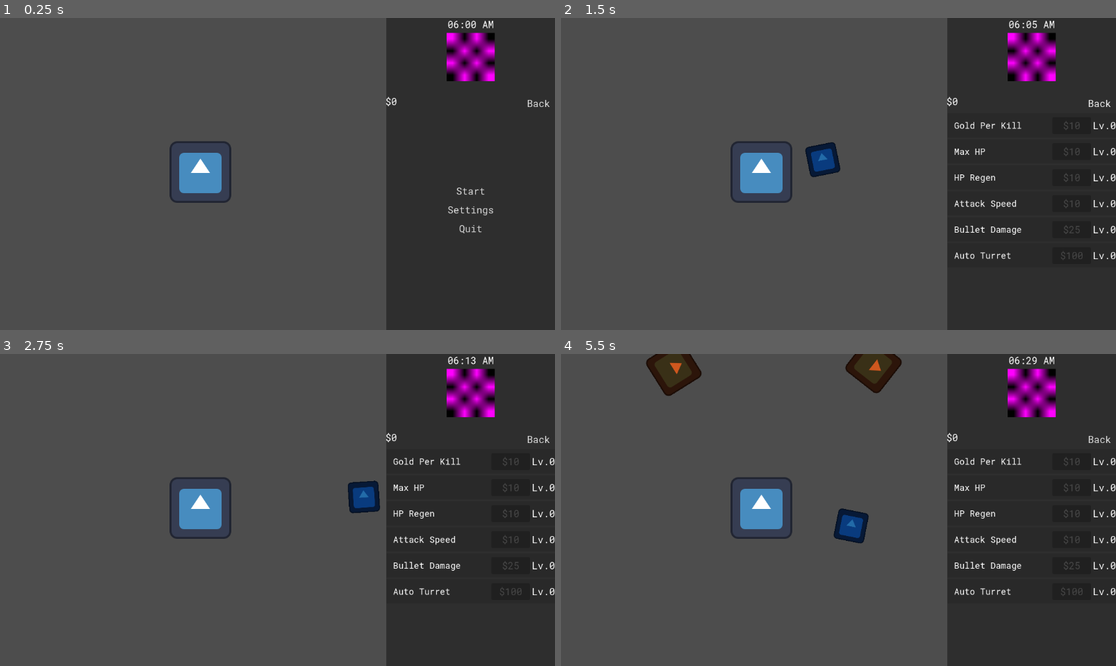
Above: before the commit, frames 1-4 (two rows, left to right).
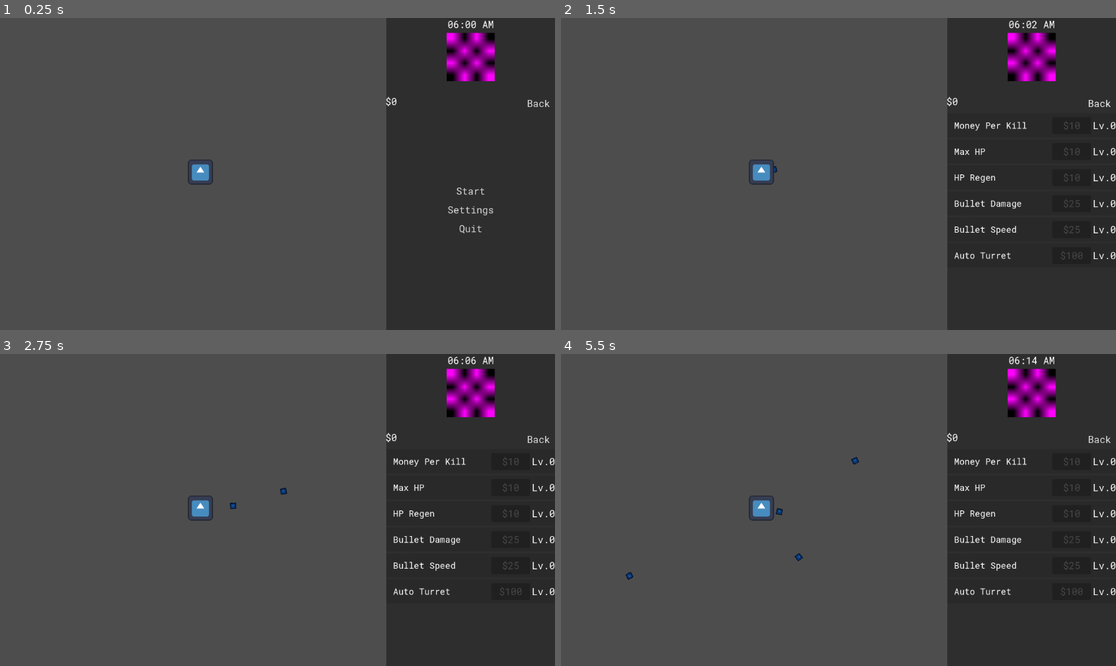
Above: after the commit, the same moments.

Repository: Star2578/Sunshine-no-Rainbow
Game: Godot game, scene res://scenes/game.tscn
Same seed, same stepped clock (60 frames per second), same inputs: the game is played once before the commit and once after it. The engine's default icon, where the game draws it, is replaced by a stand-in: a white triangle on a blue panel in a dark square.
Inputs (mouse positions are in pixels of both pictures, inside the frame that each line leads up to):
- Up to frame 1 (0.25 s): no input
- Up to frame 2 (1.5 s): click "Start" at 0.5 s; click "Back" at 1.25 s
- Up to frame 3 (2.75 s): move the mouse to (399, 494) at 2.02 s; click (399, 494) at 2.17 s
- Up to frame 4 (5.5 s): move the mouse to (727, 525) at 2.77 s; click (727, 525) at 2.92 s; move the mouse to (894, 441) at 3.52 s; click (894, 441) at 3.67 s; move the mouse to (810, 572) at 4.27 s; click (810, 572) at 4.42 s; move the mouse to (1005, 556) at 5.02 s; click (1005, 556) at 5.17 s

The runs differ from the first frame. In frame 1, 1.2% of the frame differs, in the area x 30-42%, y 39-60%; in frame 2, 2.0%; in frame 3, 2.1%; in frame 4, 3.9%, in the area x 11-94%, y 0-73%.

Commit message:
prototype v2

Diff:
--- a/scenes/bullet.tscn
+++ b/scenes/bullet.tscn
@@ -7,6 +7,7 @@
 radius = 45.0
 
 [node name="Bullet" type="Area2D" unique_id=436873160]
+scale = Vector2(0.5, 0.5)
 script = ExtResource("1_y25gk")
 
 [node name="CollisionShape2D" type="CollisionShape2D" parent="." unique_id=1414361465]
--- a/scenes/enemy.tscn
+++ b/scenes/enemy.tscn
@@ -7,6 +7,7 @@
 radius = 54.037025
 
 [node name="Enemy" type="Area2D" unique_id=1626529382 groups=["Enemy"]]
+scale = Vector2(0.3, 0.3)
 script = ExtResource("1_md0e3")
 
 [node name="CollisionShape2D" type="CollisionShape2D" parent="." unique_id=1628078759]
--- a/scenes/player.tscn
+++ b/scenes/player.tscn
@@ -7,6 +7,7 @@
 radius = 63.07139
 
 [node name="Player" type="Area2D" unique_id=580082574]
+scale = Vector2(0.4, 0.4)
 script = ExtResource("1_g2els")
 
 [node name="CollisionShape2D" type="CollisionShape2D" parent="." unique_id=206907324]
--- a/scripts/bullet.gd
+++ b/scripts/bullet.gd
@@ -1,8 +1,10 @@
 extends Area2D
 class_name Bullet
 
-@export var speed: float = 600.0
 var is_active: bool = false
+
+var speed: float = 600.0
+var dmg: float
 
 func _physics_process(delta: float):
 	if not is_active:
@@ -26,7 +28,7 @@
 
 func _on_bullet_hit(area: Area2D):
 	if area is Enemy:
-		area.deactivate()
+		area.receive_dmg(dmg)
 		deactivate()
 
 func _on_screen_exit():
--- a/scripts/enemy.gd
+++ b/scripts/enemy.gd
@@ -1,8 +1,15 @@
 extends Area2D
 class_name Enemy
 
-@export var speed: float = 150.0
 var is_active: bool = false
+
+var speed: float
+var hp: float
+
+func _ready():
+	add_to_group("enemies")
+	speed = GameManager.get_current_enemy_speed()
+	hp = GameManager.get_current_enemy_hp()
 
 func _physics_process(delta: float):
 	if not is_active: return
@@ -31,8 +38,19 @@
 	if has_node("CollisionShape2D"):
 		get_node("CollisionShape2D").set_deferred("disabled", true)
 
+func receive_dmg(dmg: float):
+	hp -= dmg
+	if hp <= 0:
+		GameManager.money += GameManager.get_money_for_kill()
+		deactivate()
 
 func _on_area_entered(area: Area2D):
 	if area == GameManager.player:
-		# TODO : Deal damage or trigger game over
+		GameManager.health -= GameManager.get_current_enemy_dmg()
 		deactivate()
+
+		if GameManager.health <= 0:
+			GameManager.health = 0
+
+			print("Game Over")
+			get_tree().paused = true
--- a/scripts/globals/game_manager.gd
+++ b/scripts/globals/game_manager.gd
@@ -5,41 +5,29 @@
 
 # Time variables
 var current_time: float = 6.0 # Start at 6:00 AM
-var time_speed: float = 0.1   # How many "in-game hours" pass per real second
+var time_speed: float = 0.05   # How many "in-game hours" pass per real second
 var cycle_count: int = 1
 
 # Player variables
 var player: Player = null
+var max_health: float = 10.0
+var health: float = 10.0
+var regen: float = 1.0
+var bullet_click_dmg: float = 5.0
+var bullet_auto_dmg: float = 2.0
+var money_per_kill: int = 10
 var money: int = 0
 
+# Enemy variables
 var base_enemy_hp: float = 10.0
-
-var weapons = {
-	"click_gun": {
-		"title": "Ion Pistol (Manual)",
-		"unlocked": true,
-		"stats": {"damage": 10.0, "speed": 1.0, "size": 1.0},
-		"upgrades": {
-			"dmg": {"title": "Power Cell", "level": 0, "cost": 10, "mult": 1.4},
-			"spd": {"title": "Trigger Link", "level": 0, "cost": 15, "mult": 1.3}
-		}
-	},
-	"turret_01": {
-		"title": "Auto-Sentry Alpha",
-		"unlocked": false, # Hidden until purchased or reached cycle
-		"stats": {"damage": 5.0, "speed": 0.5, "range": 300.0},
-		"upgrades": {
-			"dmg": {"title": "Sentry Barrels", "level": 0, "cost": 100, "mult": 1.6},
-			"spd": {"title": "Motor Overclock", "level": 0, "cost": 120, "mult": 1.5}
-		}
-	}
-}
+var base_enemy_dmg: float = 2.0
+var base_enemy_speed: float = 200.0
 
 # Dictionary to hold the state of every upgrade
 # Key: ID, Value: {level, base_cost, cost_multiplier}
 var upgrades: Dictionary = {
 	"money": {
-		"title": "Gold Per Kill",
+		"title": "Money Per Kill",
 		"level": 0,
 		"cost": 10,
 		"mult": 1.5
@@ -56,14 +44,14 @@
 		"cost": 10,
 		"mult": 1.5
 	},
-	"atk_speed": {
-		"title": "Attack Speed",
-		"level": 0,
-		"cost": 10,
-		"mult": 1.5
-	},
 	"bullet_dmg": {
 		"title": "Bullet Damage",
+		"level": 0,
+		"cost": 25,
+		"mult": 1.8
+	},
+	"bullet_speed": {
+		"title": "Bullet Speed",
 		"level": 0,
 		"cost": 25,
 		"mult": 1.8
@@ -72,13 +60,36 @@
 		"title": "Auto Turret",
 		"level": 0,
 		"cost": 100,
-		"mult": 2.0
-	}
+		"mult": 2.0,
+		"one_time": true
+	},
+	"auto_turret_dmg": {
+		"title": "Turret Damage",
+		"level": 0, "cost": 50, "mult": 1.8,
+		"requires": "auto_turret"
+	},
+	"auto_turret_fire_rate": {
+		"title": "Turret Fire Rate",
+		"level": 0, "cost": 50, "mult": 1.8,
+		"requires": "auto_turret"
+	},
+	"auto_turret_bullet_speed": {
+		"title": "Turret Bullet Speed",
+		"level": 0, "cost": 40, "mult": 1.6,
+		"requires": "auto_turret"
+	},
 }
 
 func _process(delta: float):
 	if not is_start: return
 
+	hp_regen(delta)
+	clock(delta)
+
+func hp_regen(delta: float):
+	health += regen * delta
+
+func clock(delta: float):
 	# Progress time
 	current_time += delta * time_speed
 
@@ -132,24 +143,11 @@
 		# 3. Increase cost for next time (The "Inflation")
 		data["cost"] = int(current_cost * data["mult"])
 
-		# 4. Apply the actual effect
-		apply_upgrade_effect(id)
-
 		print("Bought ", id, ". New Level: ", data["level"])
 		return true
 	return false
 
-func apply_upgrade_effect(id: String):
-	match id:
-		"atk_speed":
-			pass
-		"bullet_dmg":
-			pass
-		"auto_turret":
-			pass
-
 func get_spawn_interval():
-	# TODO : This is bad design, need rework
 	var base_rate = 1.0
 
 	# 1. Scaling: Make it faster every cycle (e.g., 5% faster per cycle)
@@ -174,9 +172,17 @@
 	# Final clamping to prevent it from going to 0 (which would crash the game)
 	return max(scaled_rate * time_factor, 0.1)
 
+func get_current_enemy_dmg():
+	var modifier = 1.2 if is_day else 0.7
+	return base_enemy_dmg * modifier * pow(1.1, cycle_count - 1)
+
 func get_current_enemy_hp():
-	return base_enemy_hp * pow(1.15, cycle_count)
+	var modifier = 1.0 if is_day else 0.6   # night = less HP
+	return base_enemy_hp * modifier * pow(1.15, cycle_count)
 
 func get_current_enemy_speed():
-	var modifier = 1.2 if is_day else 0.8
-	return 200.0 * modifier * (1.05 ** cycle_count)
+	return base_enemy_speed
+
+func get_money_for_kill():
+	var modifier = 1 if is_day else 2        # night = double money
+	return int(money_per_kill * modifier)
--- a/scripts/hud.gd
+++ b/scripts/hud.gd
@@ -52,6 +52,9 @@
 
 	for id in GameManager.upgrades:
 		var data = GameManager.upgrades[id]
+		# Skip locked child upgrades at start
+		if data.has("requires"):
+			continue
 		create_upgrade_ui(id, data["title"], data["cost"])
 
 	ui_stack.clear()
@@ -87,13 +90,45 @@
 	item.purchased.connect(_on_upgrade_bought)
 
 func _on_upgrade_bought(id: String):
-	print("Player wants to buy: ", id)
-	# Ask GameManager if we have enough money
 	if GameManager.attempt_purchase(id):
-		# Update the UI after a successful buy
+		apply_upgrade_effect(id)
 		var new_data = GameManager.upgrades[id]
-
 		for child in upgrade_list.get_children():
 			if child is UpgradeItem and child.upgrade_id == id:
-				child.update_ui(new_data["level"], new_data["cost"])
+				# One-time upgrade: destroy the button after buying
+				if new_data.get("one_time", false):
+					child.queue_free()
+				else:
+					child.update_ui(new_data["level"], new_data["cost"])
 				break
+
+func _reveal_locked_upgrades(parent_id: String):
+	for id in GameManager.upgrades:
+		var data = GameManager.upgrades[id]
+		if data.get("requires", "") == parent_id:
+			create_upgrade_ui(id, data["title"], data["cost"])
+
+func apply_upgrade_effect(id: String):
+	match id:
+		"money":
+			GameManager.money_per_kill += 5
+		"max_hp":
+			var new_hp = GameManager.health / GameManager.max_health
+			GameManager.max_health += 10
+			GameManager.health = new_hp * GameManager.max_health
+		"hp_regen":
+			pass
+		"bullet_dmg":
+			GameManager.bullet_click_dmg += 2.0
+		"bullet_speed":
+			# Update bullet speed via player reference
+			GameManager.player.set_bullet_speed(50.0)
+		"auto_turret":
+			GameManager.player.enable_auto_turret()
+			_reveal_locked_upgrades("auto_turret")
+		"auto_turret_dmg":
+			GameManager.bullet_auto_dmg += 2.0
+		"auto_turret_fire_rate":
+			GameManager.player.auto_fire_rate = max(0.1, GameManager.player.auto_fire_rate - 0.1)
+		"auto_turret_bullet_speed":
+			GameManager.player.auto_bullet_speed += 50.0
--- a/scripts/player.gd
+++ b/scripts/player.gd
@@ -5,15 +5,22 @@
 var bullet_scene: PackedScene = preload("res://scenes/bullet.tscn")
 var bullet_pool: Array = []
 var pool_index: int = 0
-var auto_fire_timer: float = 0.0
+
+# --- Auto turret ---
+var auto_bullet_pool: Array = []
+var auto_pool_index: int = 0
+var auto_fire_rate: float = 1.0   # seconds between shots
+var auto_bullet_speed: float = 500.0
+var auto_turret_enabled: bool = false
+var _auto_timer: float = 0.0
 
 func _ready():
 	GameManager.player = self
-
 	# Pre-fill the pool
 	for i in range(pool_size):
-		var b = bullet_scene.instantiate()
+		var b: Bullet = bullet_scene.instantiate()
 		b.hide() # Keep it invisible
+		b.dmg = GameManager.bullet_click_dmg
 		b.process_mode = PROCESS_MODE_DISABLED # Don't let it move/calculate physics
 		add_child(b) # Or add to a global "BulletContainer"
 		bullet_pool.append(b)
@@ -33,6 +40,7 @@
 	if b.is_active:
 		b = bullet_scene.instantiate()
 		b.hide()
+		b.dmg = GameManager.bullet_click_dmg
 		b.process_mode = PROCESS_MODE_DISABLED
 		add_child(b)
 		# Insert it so we don't mess up the sequence
@@ -45,3 +53,60 @@
 	b.fire()
 
 	pool_index = (pool_index + 1) % bullet_pool.size()
+
+func enable_auto_turret():
+	auto_turret_enabled = true
+	# Build the pool on first enable (lazy init)
+	if auto_bullet_pool.is_empty():
+		for i in range(20):
+			var b: Bullet = bullet_scene.instantiate()
+			b.hide()
+			b.dmg = GameManager.bullet_auto_dmg
+			b.speed = auto_bullet_speed
+			b.process_mode = PROCESS_MODE_DISABLED
+			add_child(b)
+			auto_bullet_pool.append(b)
+
+func _process(delta: float):
+	if not GameManager.is_start or not auto_turret_enabled:
+		return
+	_auto_timer += delta
+	if _auto_timer >= auto_fire_rate:
+		_auto_timer = 0.0
+		auto_shoot()
+
+func auto_shoot():
+	var target = _find_nearest_enemy()
+	if not target:
+		return
+
+	var b = auto_bullet_pool[auto_pool_index]
+	if b.is_active:
+		b = bullet_scene.instantiate()
+		b.hide()
+		b.process_mode = PROCESS_MODE_DISABLED
+		add_child(b)
+		auto_bullet_pool.insert(auto_pool_index, b)
+
+	b.dmg = GameManager.bullet_auto_dmg
+	b.speed = auto_bullet_speed
+	b.global_position = global_position
+	b.look_at(target.global_position)
+	b.fire()
+	auto_pool_index = (auto_pool_index + 1) % auto_bullet_pool.size()
+
+func _find_nearest_enemy() -> Enemy:
+	var closest: Enemy = null
+	var closest_dist: float = INF
+	# Walk the spawner's pool to find active enemies
+	for node in get_tree().get_nodes_in_group("enemies"):
+		if node is Enemy and node.is_active:
+			var d = global_position.distance_to(node.global_position)
+			if d < closest_dist:
+				closest_dist = d
+				closest = node
+	return closest
+
+func set_bullet_speed(bonus: float):
+	for b in bullet_pool:
+		b.speed += bonus
